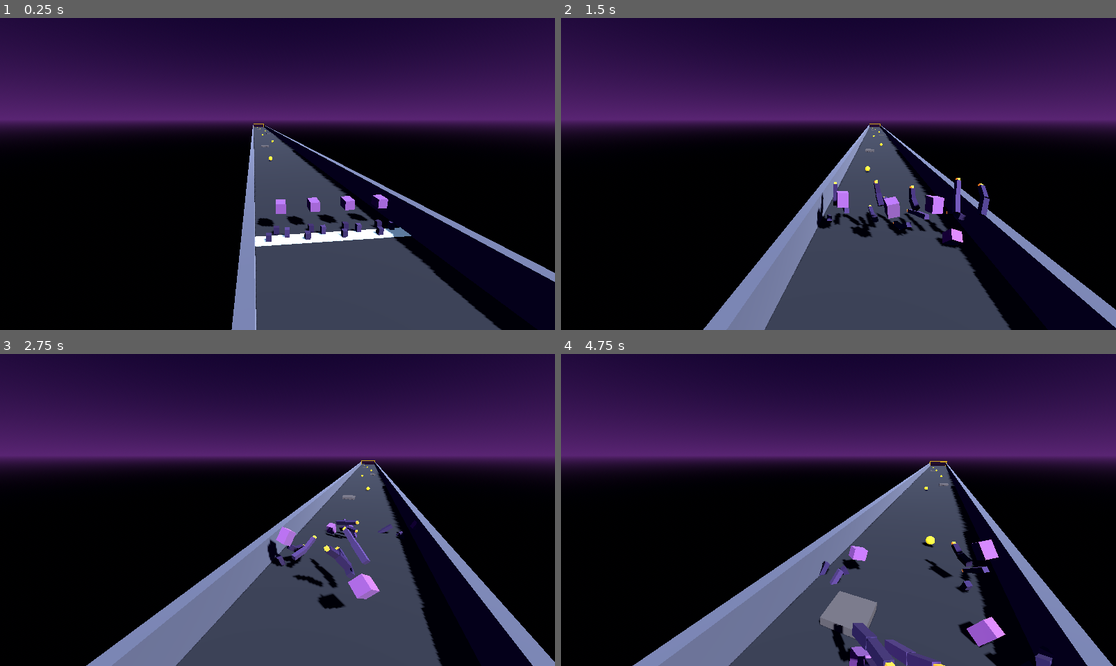
Above: before the commit, frames 1-4 (two rows, left to right).
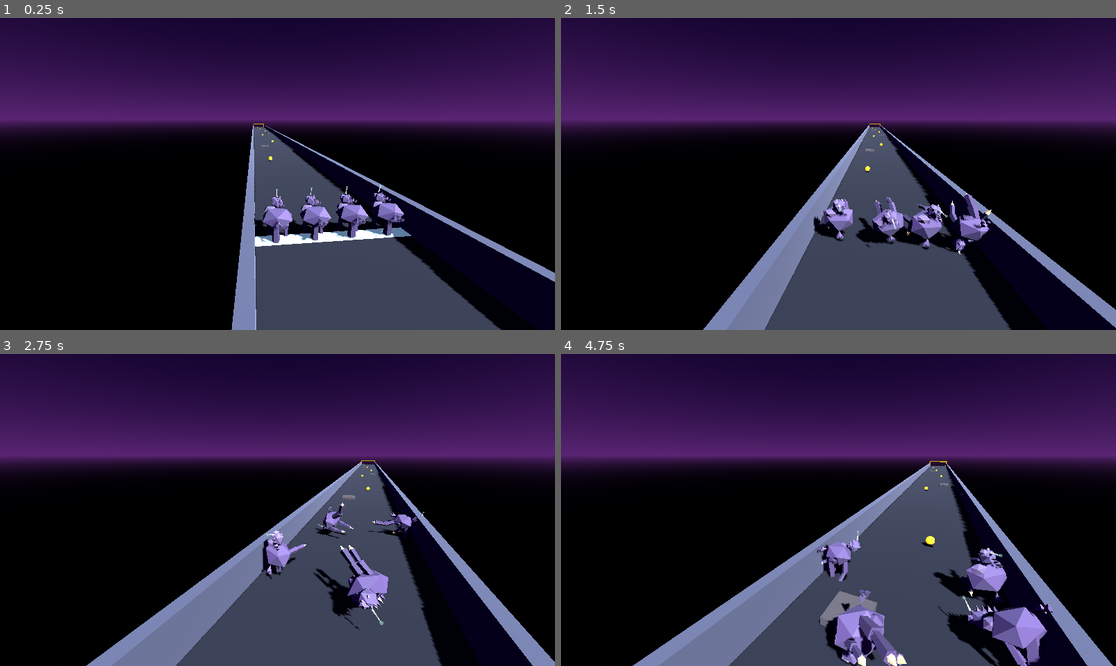
Above: after the commit, the same moments.

Repository: emilyvsemily/SpacePonies
Game: Godot game, scene res://scenes/Main.tscn
Two runs of this game, one before a commit and one after it. Both use one fixed random seed, a clock stepped at 60 frames per second and the inputs below. This scene is started directly instead of the project's main scene.
Inputs:
- Up to frame 1 (0.25 s): no input
- Up to frame 2 (1.5 s): hold D (move_right) 0.53-1.28 s; tap E (ability) at 0.6, 1.35 s; tap Space (jump) at 0.77 s; hold S (move_back) from 1.28 s (still down)
- Up to frame 3 (2.75 s): tap Space (jump) at 1.52 s; release S (move_back) at 2.03 s; hold D (move_right) from 2.03 s (still down); tap E (ability) at 2.1 s
- Up to frame 4 (4.75 s): release D (move_right) at 2.78 s; hold W (move_forward) 2.78-3.53 s; tap E (ability) at 2.85, 3.6, 4.35 s; tap Space (jump) at 3.02, 3.77, 4.52 s; hold A (move_left) from 3.53 s (still down)

The runs differ from the first frame. In frame 1, 2.4% of the frame differs, in the area x 45-73%, y 53-73%; in frame 2, 3.5%; in frame 3, 3.2%; in frame 4, 6.3%, in the area x 46-89%, y 56-100%.

Commit message:
Import the actual Faceted Frontier rig from Three.js into Godot
Real interop instead of a hand-eyeballed copy: a Node.js script
(tools/pony_rig_export/export.mjs) rebuilds the exact rig-building
code from the Look Book's inline Three.js (docs/index.html) —
torso, head, ears, antigrav horn, eyes, mane, tail, and the 3
mismatched two-bone legs — and exports it to a self-contained glTF
that Godot imports natively (assets/pony_rig/pony_rig.gltf).

Two real gotchas hit and solved along the way:
- Three.js's flatShading:true is a shader-level effect that doesn't
  survive glTF export at all — glTF only stores whatever normals the
  geometry has. Fixed by baking real flat normals into every mesh
  (toNonIndexed() + computeVertexNormals()) before export, so the
  low-poly look actually survives the round-trip.
- The source rig faces +Z (head at z=+0.92, tail at z=-0.95) but this
  game's movement code treats -Z as forward, so the pony would have
  visually run backward. Fixed with a single 180°-Y rotation on the
  instanced rig, not by re-deriving every position.

Pony.tscn now instances the imported scene instead of hand-built
placeholder meshes; pony_controller.gd's leg-rig references are
rewired to the imported hierarchy's node paths (all animatable
joints were explicitly named during export specifically so this
rewiring would be simple lookup, not guesswork). The exhaust
particle emitter isn't part of the exported rig (Three.js's particle
systems aren't static geometry) and stays hand-built in Godot,
repositioned to match the rig's actual tail location.

The export script and a README are checked into
tools/pony_rig_export/ so re-syncing after the next Look Book rig
change is a re-run, not a from-scratch rebuild.

Verified headless: solo-host and real two-peer network runs both
show clean slot assignment, food collection, and matching race
results with zero script errors.

Co-Authored-By: Claude Sonnet 5 <noreply@anthropic.com>

Diff:
--- a/scenes/pony/Pony.tscn
+++ b/scenes/pony/Pony.tscn
@@ -1,52 +1,11 @@
-[gd_scene load_steps=15 format=3 uid="uid://c0pony0000001"]
+[gd_scene load_steps=3 format=3 uid="uid://c0pony0000001"]
 
 [ext_resource type="Script" path="res://scripts/pony_controller.gd" id="1_pony"]
+[ext_resource type="PackedScene" path="res://assets/pony_rig/pony_rig.gltf" id="2_rig"]
 
 [sub_resource type="CapsuleShape3D" id="CapsuleShape3D_body"]
 radius = 1.0
 height = 2.8
-
-[sub_resource type="StandardMaterial3D" id="StandardMaterial3D_body"]
-albedo_color = Color(0.82, 0.55, 0.95, 1.0)
-
-[sub_resource type="BoxMesh" id="BoxMesh_snout"]
-size = Vector3(0.66, 0.66, 0.88)
-
-[sub_resource type="BoxMesh" id="BoxMesh_leg1upper"]
-size = Vector3(0.32, 0.95, 0.32)
-
-[sub_resource type="BoxMesh" id="BoxMesh_leg1lower"]
-size = Vector3(0.27, 0.85, 0.27)
-
-[sub_resource type="BoxMesh" id="BoxMesh_leg2upper"]
-size = Vector3(0.3, 1.1, 0.3)
-
-[sub_resource type="BoxMesh" id="BoxMesh_leg2lower"]
-size = Vector3(0.26, 0.95, 0.26)
-
-[sub_resource type="BoxMesh" id="BoxMesh_leg3upper"]
-size = Vector3(0.34, 0.75, 0.34)
-
-[sub_resource type="BoxMesh" id="BoxMesh_leg3lower"]
-size = Vector3(0.29, 0.7, 0.29)
-
-[sub_resource type="BoxMesh" id="BoxMesh_flame"]
-size = Vector3(0.18, 0.22, 0.18)
-
-[sub_resource type="StandardMaterial3D" id="StandardMaterial3D_leg1"]
-albedo_color = Color(0.35, 0.28, 0.55, 1.0)
-
-[sub_resource type="StandardMaterial3D" id="StandardMaterial3D_leg2"]
-albedo_color = Color(0.45, 0.35, 0.65, 1.0)
-
-[sub_resource type="StandardMaterial3D" id="StandardMaterial3D_leg3"]
-albedo_color = Color(0.3, 0.22, 0.48, 1.0)
-
-[sub_resource type="StandardMaterial3D" id="StandardMaterial3D_flame"]
-albedo_color = Color(1.0, 0.6, 0.25, 1.0)
-emission_enabled = true
-emission = Color(1.0, 0.5, 0.15, 1.0)
-emission_energy_multiplier = 1.0
 
 [node name="Pony" type="CharacterBody3D" groups=["ponies"]]
 script = ExtResource("1_pony")
@@ -56,76 +15,11 @@
 
 [node name="Visual" type="Node3D" parent="."]
 
-[node name="Snout" type="MeshInstance3D" parent="Visual"]
-transform = Transform3D(1, 0, 0, 0, 1, 0, 0, 0, 1, 0.22, 0.22, -1.21)
-mesh = SubResource("BoxMesh_snout")
-surface_material_override/0 = SubResource("StandardMaterial3D_body")
-
-[node name="Leg1Hip" type="Node3D" parent="Visual"]
-transform = Transform3D(1, 0, 0, 0, 1, 0, 0, 0, 1, -0.55, -0.9, 0.35)
-
-[node name="Leg1Upper" type="MeshInstance3D" parent="Visual/Leg1Hip"]
-transform = Transform3D(1, 0, 0, 0, 1, 0, 0, 0, 1, 0, -0.475, 0)
-mesh = SubResource("BoxMesh_leg1upper")
-surface_material_override/0 = SubResource("StandardMaterial3D_leg1")
-
-[node name="Leg1Knee" type="Node3D" parent="Visual/Leg1Hip"]
-transform = Transform3D(1, 0, 0, 0, 1, 0, 0, 0, 1, 0, -0.95, 0)
-
-[node name="Leg1Lower" type="MeshInstance3D" parent="Visual/Leg1Hip/Leg1Knee"]
-transform = Transform3D(1, 0, 0, 0, 1, 0, 0, 0, 1, 0, -0.425, 0)
-mesh = SubResource("BoxMesh_leg1lower")
-surface_material_override/0 = SubResource("StandardMaterial3D_leg1")
-
-[node name="Leg1Flame" type="MeshInstance3D" parent="Visual/Leg1Hip/Leg1Knee"]
-transform = Transform3D(1, 0, 0, 0, 1, 0, 0, 0, 1, 0, -0.9, 0)
-mesh = SubResource("BoxMesh_flame")
-surface_material_override/0 = SubResource("StandardMaterial3D_flame")
-
-[node name="Leg2Hip" type="Node3D" parent="Visual"]
-transform = Transform3D(1, 0, 0, 0, 1, 0, 0, 0, 1, 0.6, -0.85, -0.15)
-
-[node name="Leg2Upper" type="MeshInstance3D" parent="Visual/Leg2Hip"]
-transform = Transform3D(1, 0, 0, 0, 1, 0, 0, 0, 1, 0, -0.55, 0)
-mesh = SubResource("BoxMesh_leg2upper")
-surface_material_override/0 = SubResource("StandardMaterial3D_leg2")
-
-[node name="Leg2Knee" type="Node3D" parent="Visual/Leg2Hip"]
-transform = Transform3D(1, 0, 0, 0, 1, 0, 0, 0, 1, 0, -1.1, 0)
-
-[node name="Leg2Lower" type="MeshInstance3D" parent="Visual/Leg2Hip/Leg2Knee"]
-transform = Transform3D(1, 0, 0, 0, 1, 0, 0, 0, 1, 0, -0.475, 0)
-mesh = SubResource("BoxMesh_leg2lower")
-surface_material_override/0 = SubResource("StandardMaterial3D_leg2")
-
-[node name="Leg2Flame" type="MeshInstance3D" parent="Visual/Leg2Hip/Leg2Knee"]
-transform = Transform3D(1, 0, 0, 0, 1, 0, 0, 0, 1, 0, -1.0, 0)
-mesh = SubResource("BoxMesh_flame")
-surface_material_override/0 = SubResource("StandardMaterial3D_flame")
-
-[node name="Leg3Hip" type="Node3D" parent="Visual"]
-transform = Transform3D(1, 0, 0, 0, 1, 0, 0, 0, 1, -0.1, -0.95, -0.6)
-
-[node name="Leg3Upper" type="MeshInstance3D" parent="Visual/Leg3Hip"]
-transform = Transform3D(1, 0, 0, 0, 1, 0, 0, 0, 1, 0, -0.375, 0)
-mesh = SubResource("BoxMesh_leg3upper")
-surface_material_override/0 = SubResource("StandardMaterial3D_leg3")
-
-[node name="Leg3Knee" type="Node3D" parent="Visual/Leg3Hip"]
-transform = Transform3D(1, 0, 0, 0, 1, 0, 0, 0, 1, 0, -0.75, 0)
-
-[node name="Leg3Lower" type="MeshInstance3D" parent="Visual/Leg3Hip/Leg3Knee"]
-transform = Transform3D(1, 0, 0, 0, 1, 0, 0, 0, 1, 0, -0.35, 0)
-mesh = SubResource("BoxMesh_leg3lower")
-surface_material_override/0 = SubResource("StandardMaterial3D_leg3")
-
-[node name="Leg3Flame" type="MeshInstance3D" parent="Visual/Leg3Hip/Leg3Knee"]
-transform = Transform3D(1, 0, 0, 0, 1, 0, 0, 0, 1, 0, -0.75, 0)
-mesh = SubResource("BoxMesh_flame")
-surface_material_override/0 = SubResource("StandardMaterial3D_flame")
+[node name="RigInstance" parent="Visual" instance=ExtResource("2_rig")]
+transform = Transform3D(-1, 0, 0, 0, 1, 0, 0, 0, -1, 0, 0, 0)
 
 [node name="Exhaust" type="CPUParticles3D" parent="Visual"]
-transform = Transform3D(1, 0, 0, 0, 1, 0, 0, 0, 1, 0, -0.3, 1.0)
+transform = Transform3D(1, 0, 0, 0, 1, 0, 0, 0, 1, 0, 0.15, 1.0)
 emitting = false
 
 [node name="SpringArm3D" type="SpringArm3D" parent="."]
--- a/scripts/pony_controller.gd
+++ b/scripts/pony_controller.gd
@@ -65,9 +65,17 @@
 @onready var sync: MultiplayerSynchronizer = $MultiplayerSynchronizer
 @onready var exhaust: CPUParticles3D = $Visual/Exhaust
 
-@onready var _leg_hips: Array[Node3D] = [$Visual/Leg1Hip, $Visual/Leg2Hip, $Visual/Leg3Hip]
+## The glTF import wraps our exported "PonyRig" group in an extra generic
+## scene-root node, hence the double nesting (RigInstance/PonyRig/...).
+@onready var _leg_hips: Array[Node3D] = [
+	$Visual/RigInstance/PonyRig/Leg1Hip,
+	$Visual/RigInstance/PonyRig/Leg2Hip,
+	$Visual/RigInstance/PonyRig/Leg3Hip
+]
 @onready var _leg_knees: Array[Node3D] = [
-	$Visual/Leg1Hip/Leg1Knee, $Visual/Leg2Hip/Leg2Knee, $Visual/Leg3Hip/Leg3Knee
+	$Visual/RigInstance/PonyRig/Leg1Hip/Leg1Knee,
+	$Visual/RigInstance/PonyRig/Leg2Hip/Leg2Knee,
+	$Visual/RigInstance/PonyRig/Leg3Hip/Leg3Knee
 ]
 
 var food_collected: int = 0
Not shown, added: assets/pony_rig/pony_rig.gltf
Not shown, added: assets/pony_rig/pony_rig.gltf.import
Not shown, added: tools/pony_rig_export/package.json
Not shown, changed: .gitignore
Not shown, added: tools/pony_rig_export/README.md
Not shown, added: tools/pony_rig_export/export.mjs
